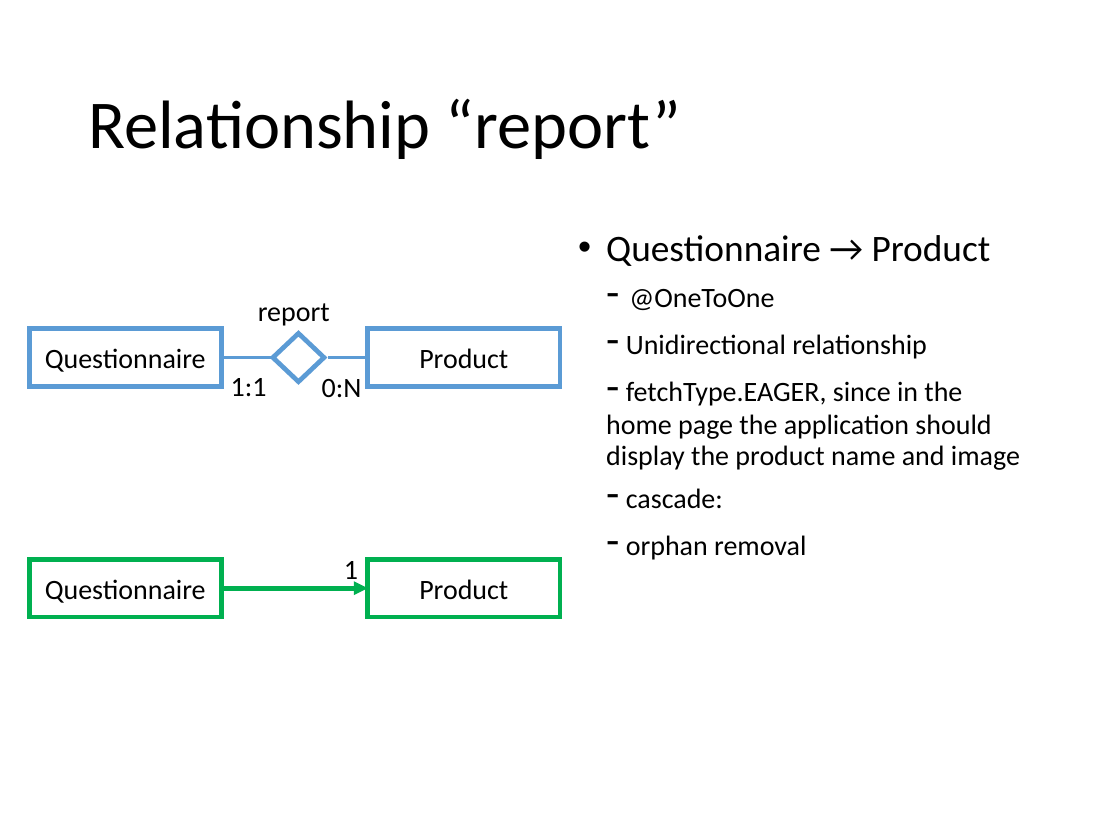
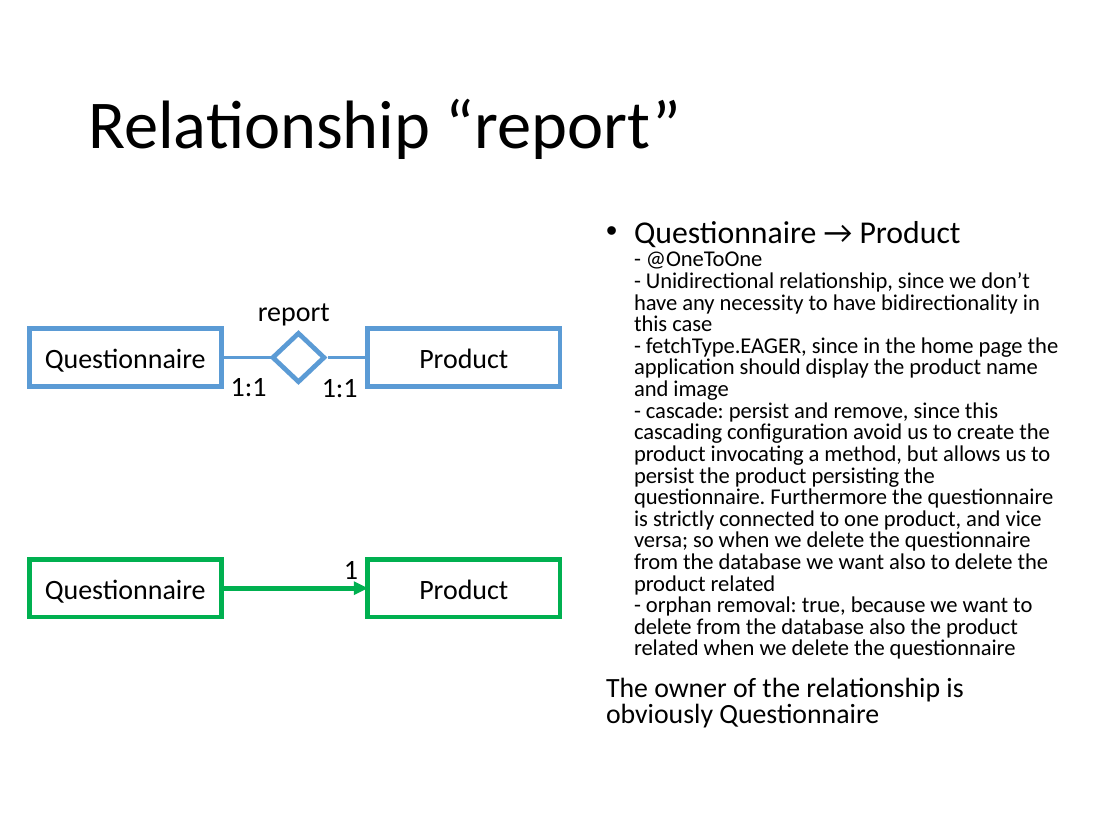
Before and after one commit to MatteoMakovec/GamifiedMarketingApplication, a slide deck: slide 25 of gamified_marketing_application.pptx (slide 16 before the commit). Drawn at 1120x840 pixels with LibreOffice and Linux fonts; fonts in the diff are those of the drawing. Boxes give left, top, right and bottom in pixels: in the first picture for what was removed or moved away, otherwise in the second. Text is boxed around its words. In the diff, an @@ line names an element or a change of style, - is before the commit and + after.

```diff
--- a/gamified_marketing_application.pptx
+++ b/gamified_marketing_application.pptx
@@ text at [606, 221, 1058, 728]: text changed; size 18 to 14.4 pt @@
-• Questionnaire → Product
-  - @OneToOne
-  - Unidirectional relationship
-  - fetchType.EAGER, since in the home page the application should display the product name and image
-  - cascade:
-  - orphan removal
+• Questionnaire → Product
+  - @OneToOne
+  - Unidirectional relationship, since we don’t have any necessity to have bidirectionality in this case
+  - fetchType.EAGER, since in the home page the application should display the product name and image
+  - cascade: persist and remove, since this cascading configuration avoid us to create the product invocating a method, but allows us to persist the product persisting the questionnaire. Furthermore the questionnaire is strictly connected to one product, and vice versa; so when we delete the questionnaire from the database we want also to delete the product related
+  - orphan removal: true, because we want to delete from the database also the product related when we delete the questionnaire
+The owner of the relationship is obviously Questionnaire
@@ text at [322, 379, 358, 398]: text changed @@
-0:N
+1:1
```
Also in this commit, not shown: 22 other slides changed.
